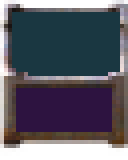
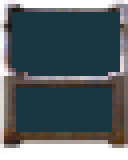
Comparing the layer stacks of the two 128x160 images. Changes:
painted on "tint" over (16, 88, 112, 132)
